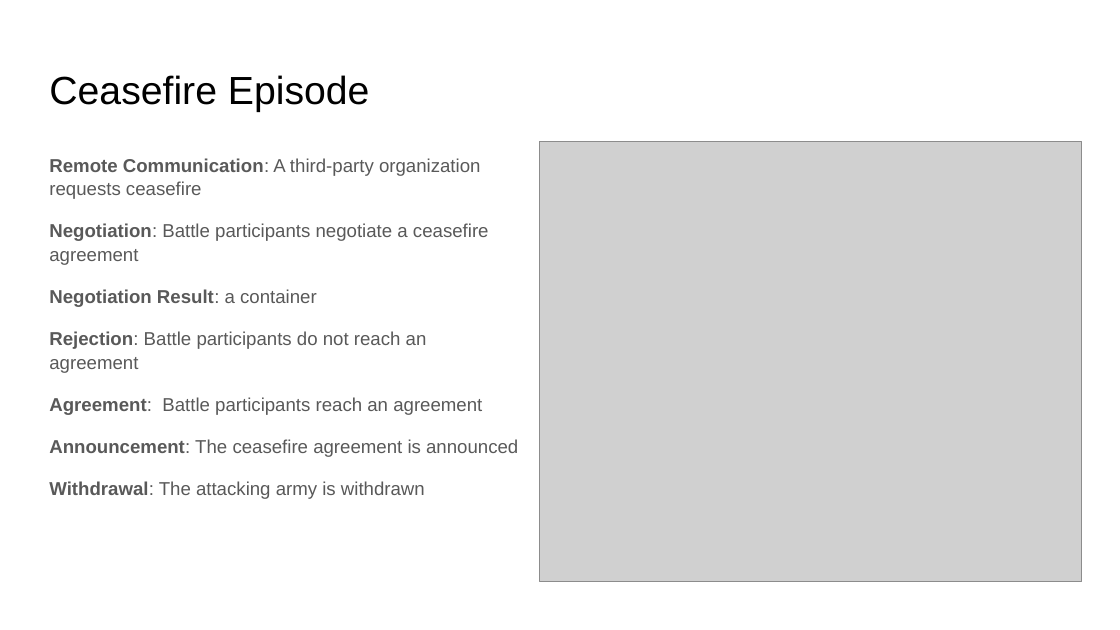
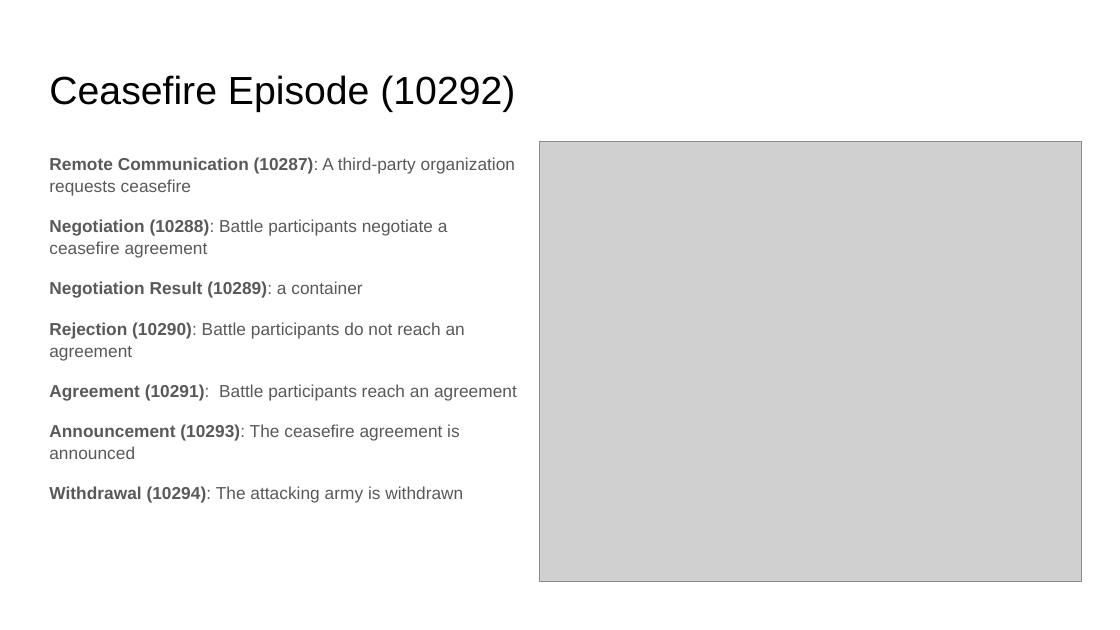
Before and after one commit to RESIN-KAIROS/schemalib, a slide deck: slide 4 of hrf/international_conflict.pptx. Drawn at 1120x630 pixels with LibreOffice and Linux fonts; fonts in the diff are those of the drawing; grey boxes stand for pictures. Boxes give left, top, right and bottom in pixels: in the first picture for what was removed or moved away, otherwise in the second. Text is boxed around its words. In the diff, an @@ line names an element or a change of style, - is before the commit and + after.

```diff
--- a/hrf/international_conflict.pptx
+++ b/hrf/international_conflict.pptx
@@ title at (49, 75, 515, 112): text changed @@
-Ceasefire Episode
+Ceasefire Episode (10292)
@@ text at (49, 157, 517, 503): text changed; size 12 to 11.1 pt @@
-Remote Communication: A third-party organization requests ceasefire
-Negotiation: Battle participants negotiate a ceasefire agreement
-Negotiation Result: a container
-Rejection: Battle participants do not reach an agreement
-Agreement: Battle participants reach an agreement
-Announcement: The ceasefire agreement is announced
-Withdrawal: The attacking army is withdrawn
+Remote Communication (10287): A third-party organization requests ceasefire
+Negotiation (10288): Battle participants negotiate a ceasefire agreement
+Negotiation Result (10289): a container
+Rejection (10290): Battle participants do not reach an agreement
+Agreement (10291): Battle participants reach an agreement
+Announcement (10293): The ceasefire agreement is announced
+Withdrawal (10294): The attacking army is withdrawn
```
Also in this commit, not shown: 2 other slides changed, 1 other file.
